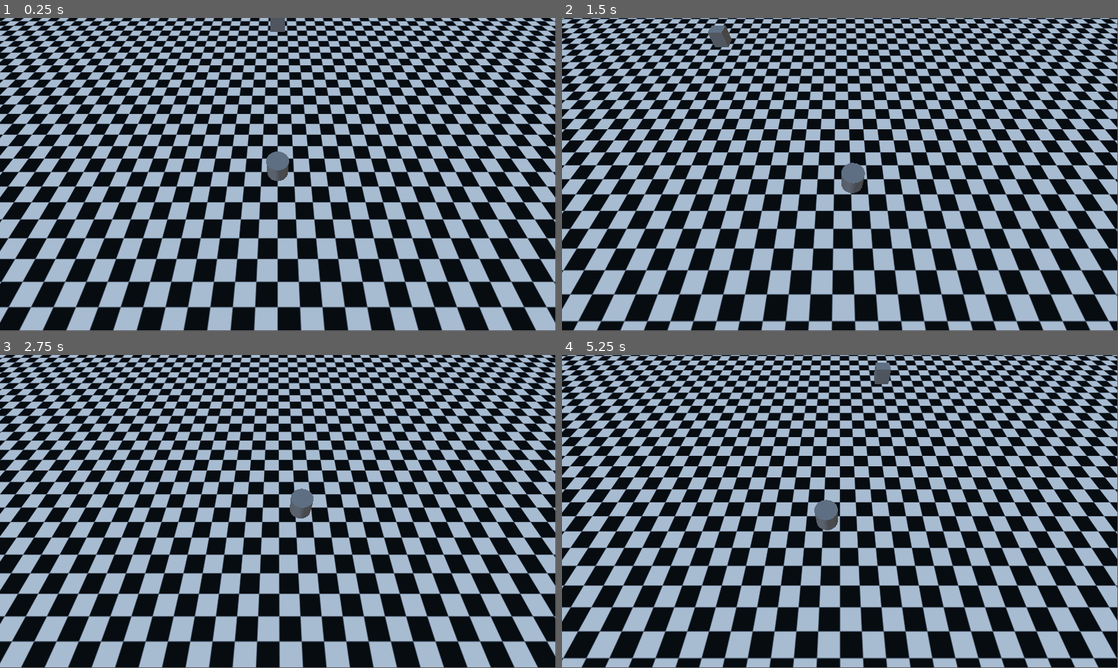
Above: before the commit, frames 1-4 (two rows, left to right).
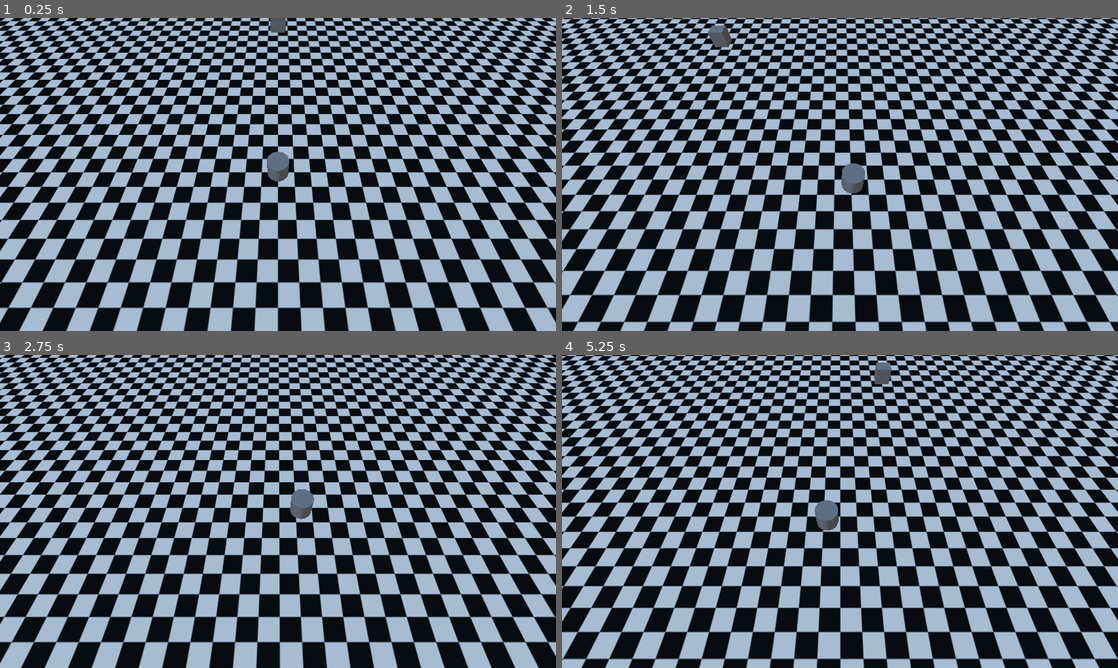
Above: after the commit, the same moments.

Repository: 0rbios/Haunted-Housekeeping
Game: Godot game, scene res://Temp/debug.tscn
Same seed, same stepped clock (60 frames per second), same inputs: the game is played once before the commit and once after it. Before the commit the project starts from res://debug.tscn.
Inputs:
- Up to frame 1 (0.25 s): no input
- Up to frame 2 (1.5 s): tap Enter (ui_accept) at 0.5, 0.77 s; hold Right (ui_right) 0.53-1.28 s; tap Home (ui_home) at 0.6, 1.35 s; hold Down (ui_down) from 1.28 s (still down)
- Up to frame 3 (2.75 s): tap Enter (ui_accept) at 1.52 s; release Down (ui_down) at 2.03 s; hold Right (ui_right) from 2.03 s (still down); tap Home (ui_home) at 2.1 s
- Up to frame 4 (5.25 s): release Right (ui_right) at 2.78 s; hold Up (ui_up) 2.78-3.53 s; tap Home (ui_home) every 0.75 s from 2.85 to 5.1 s; tap Enter (ui_accept) at 3.02, 3.77, 4.52 s; hold Left (ui_left) 3.53-5.03 s; hold Down (ui_down) from 5.03 s (still down)
In our replay, the window is 799x449 before the commit and 800x450 after it. These sizes can differ from the game's own. Grey fills any space a smaller window leaves; there, only what the larger window draws over its background counts as a difference.

The runs differ from the first frame. In frame 1, 11% of the frame differs, in the area x 0-100%, y 0-100%; in frame 2, 12%; in frame 3, 11%; in frame 4, 12%.

Commit message:
Objects Picking Up - Project Settings / File Structure Updates

Diff:
--- a/ground.tscn
+++ b/Objects/Ground/ground.tscn
@@ -1,6 +1,6 @@
 [gd_scene format=3 uid="uid://dgpb73iltvv4b"]
 
-[ext_resource type="Texture2D" uid="uid://djpukaodf0lov" path="res://Checkerboard.png" id="1_yh8r4"]
+[ext_resource type="Texture2D" uid="uid://djpukaodf0lov" path="res://Temp/Checkerboard.png" id="1_yh8r4"]
 
 [sub_resource type="BoxShape3D" id="BoxShape3D_lv0v5"]
 size = Vector3(100, 0.1, 100)
--- a/object.gd
+++ b/Objects/Pickups/Script/pickup.gd
@@ -1,6 +1,7 @@
 extends RigidBody3D
 
 var canPickup = false
+var isCarried = false
 
 func _physics_process(_delta):
 	if linear_velocity == Vector3(0, 0, 0):
@@ -10,8 +11,16 @@
 		self.freeze = false
 		$Hitbox.disabled = false
 
-	if Input.is_action_just_pressed("ui_home") and canPickup:
-		print("Uppies")
+	if Input.is_action_just_pressed("ui_home"):
+		if canPickup:
+			isCarried = true
+		elif isCarried:
+			isCarried = false
+			self.position = Vector3($"../Player".position.x, $"../Player".position.y, $"../Player".position.z)
+
+	if isCarried:
+		canPickup = false
+		self.position = Vector3($"../Player".position.x, $"../Player".position.y + 1, $"../Player".position.z)
 
 func _collision_enter(body: Node3D):
 	if body.is_in_group("player"):
--- a/object.tscn
+++ b/Objects/Pickups/pickup.tscn
@@ -1,6 +1,6 @@
 [gd_scene format=3 uid="uid://dmjwhext3k31a"]
 
-[ext_resource type="Script" uid="uid://cnyxwfvwanqpe" path="res://object.gd" id="1_l2ofb"]
+[ext_resource type="Script" uid="uid://cnyxwfvwanqpe" path="res://Objects/Pickups/Script/pickup.gd" id="1_l2ofb"]
 
 [sub_resource type="BoxShape3D" id="BoxShape3D_rfk7t"]
 
--- a/player.tscn
+++ b/Objects/Player/player.tscn
@@ -1,6 +1,6 @@
 [gd_scene format=3 uid="uid://bydgq1bvyaibu"]
 
-[ext_resource type="Script" uid="uid://b2gtp2adu3xus" path="res://player_movement.gd" id="1_4flbx"]
+[ext_resource type="Script" uid="uid://b2gtp2adu3xus" path="res://Objects/Player/Scripts/player_movement.gd" id="1_4flbx"]
 
 [sub_resource type="CylinderShape3D" id="CylinderShape3D_4flbx"]
 height = 1.0
--- a/debug.tscn
+++ b/Temp/debug.tscn
@@ -1,8 +1,8 @@
 [gd_scene format=3 uid="uid://12wfu2blar8s"]
 
-[ext_resource type="PackedScene" uid="uid://dgpb73iltvv4b" path="res://ground.tscn" id="1_lvjdj"]
-[ext_resource type="PackedScene" uid="uid://bydgq1bvyaibu" path="res://player.tscn" id="2_rdi1l"]
-[ext_resource type="PackedScene" uid="uid://dmjwhext3k31a" path="res://object.tscn" id="3_rdi1l"]
+[ext_resource type="PackedScene" uid="uid://dgpb73iltvv4b" path="res://Objects/Ground/ground.tscn" id="1_lvjdj"]
+[ext_resource type="PackedScene" uid="uid://bydgq1bvyaibu" path="res://Objects/Player/player.tscn" id="2_rdi1l"]
+[ext_resource type="PackedScene" uid="uid://dmjwhext3k31a" path="res://Objects/Pickups/pickup.tscn" id="3_rdi1l"]
 
 [sub_resource type="ProceduralSkyMaterial" id="ProceduralSkyMaterial_lvjdj"]
 sky_horizon_color = Color(0.66224277, 0.6717428, 0.6867428, 1)
--- a/project.godot
+++ b/project.godot
@@ -10,9 +10,16 @@
 
 [application]
 
-config/name="Test"
+config/name="Project: Haunted Housekeeper"
+config/version="Prototype 1"
 run/main_scene="uid://12wfu2blar8s"
 config/features=PackedStringArray("4.6", "Forward Plus")
+
+[display]
+
+window/size/viewport_width=1280
+window/size/viewport_height=720
+window/size/resizable=false
 
 [global_group]
 
Renamed: object.gd.uid -> Objects/Pickups/Script/pickup.gd.uid
Renamed: player_movement.gd -> Objects/Player/Scripts/player_movement.gd
Renamed: player_movement.gd.uid -> Objects/Player/Scripts/player_movement.gd.uid
Renamed: Checkerboard.png -> Temp/Checkerboard.png
Not shown, changed: Temp/Checkerboard.png.import
Not shown, added: Docs/README.md
